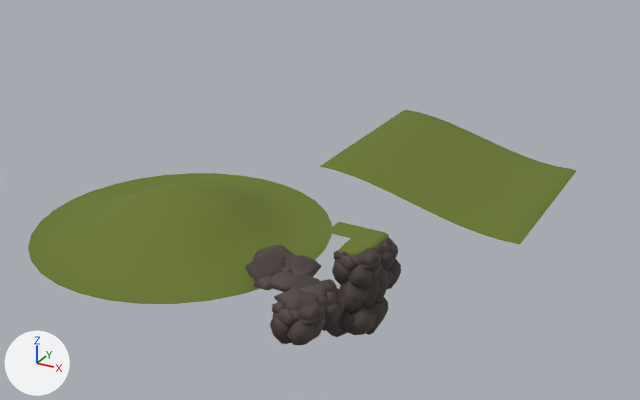
The FBX model Assets/Prefabs/BuildingBlocks/Bear Tiles.fbx, before and after one commit.
One viewpoint serves both versions: a 50 mm lens placed at (27.4, -51.0, 29.6), pointed at (-7.5, 12.4, -2.1). The lights are fixed; the arrows at lower left show +X, +Y and +Z. Where no turn or scale is listed for an object, it has been applied to the vertices.

The scene before the commit, as lines of its bpy script (objects in view):
```python
me_circle = bpy.data.meshes.new('Circle')
me_circle.from_pydata(...)  # 625 vertices, 576 faces; spans x -11.3..11.3, y -11.3..11.3, z 0.0..2.9
me_circle.materials.append(mat_material_001)  # dark green #6b792e
me_plane_020 = bpy.data.meshes.new('Plane.020')
me_plane_020.from_pydata(...)  # 268 vertices, 365 faces; spans x -1.57..1.63, y -1.76..1.29, z -0.84..2.03
# faces by material slot: [333, 32]
me_plane_020.materials.append(mat_material_002)  # picture img_rock2_base_color_1_png
me_plane_020.materials.append(mat_material_005)  # dark green #6b792e
me_plane_048 = bpy.data.meshes.new('Plane.048')
me_plane_048.from_pydata(...)  # 205 vertices, 301 faces; spans x -1.86..1.81, y -1.49..1.79, z -0.84..2.09
me_plane_048.materials.append(mat_material_002)  # picture img_rock2_base_color_1_png
ob_corner1 = bpy.data.objects.new('Corner1', me_plane_020)
ob_corner1.location = (3.68, -2.61, 0.5)
ob_hill = bpy.data.objects.new('Hill', me_circle)
ob_hill.location = (-11.05, -2.61, 0.5)
ob_rockedge_004 = bpy.data.objects.new('RockEdge.004', me_plane_048)
ob_rockedge_004.location = (3.68, -8.61, 0.5)
# also in view: 'Edge2' at (4.6, -0.7, -0.7); 'Edge1' at (4.1, -0.5, 1.1); 'Slope' at (3.6, 15.8, 1.9); 'RockFlat' at (0.2, -7.2, 2.1); 'Corner3' at (3.5, -2.6, -2.7)
```
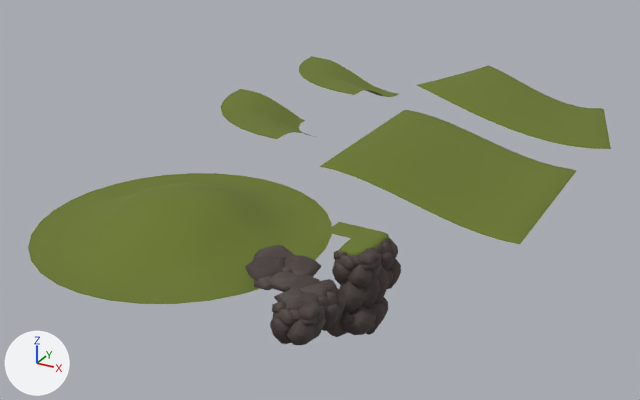
The change, as a diff of the scene's bpy script:
```diff
--- a/Assets/Prefabs/BuildingBlocks/Bear Tiles.fbx.py
+++ b/Assets/Prefabs/BuildingBlocks/Bear Tiles.fbx.py
@@ mat_material_003 @@
+mat_material_003 = principled_material('Material.003')
+mat_material_003.base_color = (0.146, 0.19, 0.0272)  # dark green #6b792e
+mat_material_003.roughness = 1.0
@@ me_plane_000 @@
+me_plane_000.from_pydata(...)  # 188 vertices, 165 faces; spans x -10.9..9.8, y -10.9..3.6, z -0.2..3.0
+me_plane_000.materials.append(mat_material_001)  # dark green #6b792e
@@ me_circle_001 @@
+me_circle_001.from_pydata(...)  # 161 vertices, 136 faces; spans x -11.3..0.0, y -11.3..0.01, z 0.72..2.91
+me_circle_001.materials.append(mat_material_003)  # dark green #6b792e
@@ me_circle_002 @@
+me_circle_002.from_pydata(...)  # 169 vertices, 144 faces; spans x -11.3..0.0, y -11.3..0.01, z 0.0..2.91
+me_circle_002.materials.append(mat_material_003)  # dark green #6b792e
@@ ob_slope_001 @@
+ob_slope_001 = bpy.data.objects.new('Slope.001', me_plane_000)
+ob_slope_001.location = (3.68, 39.83, 0.5)
@@ ob_hill_001 @@
+ob_hill_001 = bpy.data.objects.new('Hill.001', me_circle_001)
+ob_hill_001.location = (-11.05, 22.39, 0.5)
@@ ob_hill_002 @@
+ob_hill_002 = bpy.data.objects.new('Hill.002', me_circle_002)
+ob_hill_002.location = (-11.05, 37.39, 0.5)
```

Location of each change, [x1, y1, x2, y2] in pixels of the pictures (640 x 400 px):
'Slope.001', added (green): after [417, 66, 611, 149]
'Hill.001', added (green): after [221, 89, 315, 139]
'Hill.002', added (green): after [299, 56, 398, 97]
